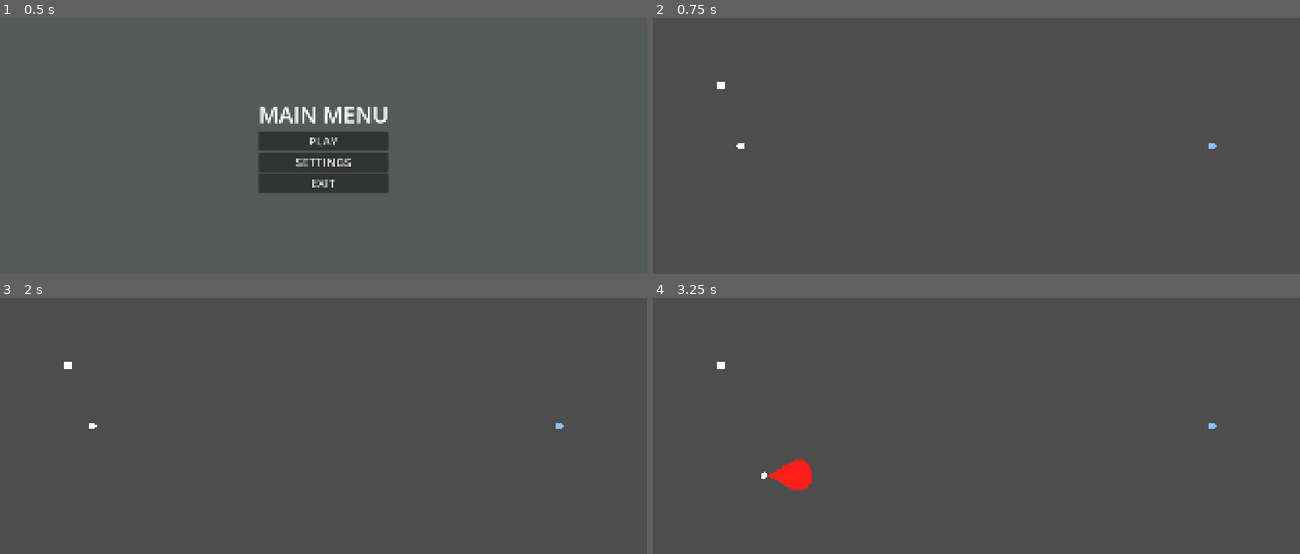
Above: before the commit, frames 1-4 (two rows, left to right).
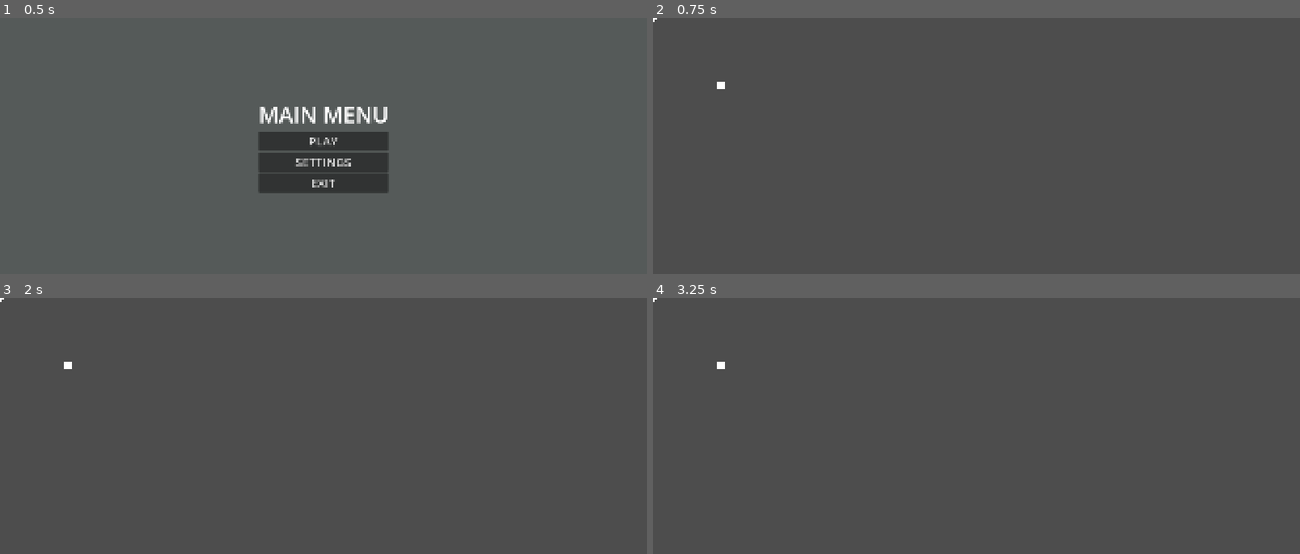
Above: after the commit, the same moments.

Repository: Shinee388/2d-strategy-fighting
Game: Godot game, scene res://game.tscn
Two runs of this game, one before a commit and one after it. Both use one fixed random seed, a clock stepped at 60 frames per second and the inputs below.
Inputs:
- Up to frame 1 (0.5 s): no input
- Up to frame 2 (0.75 s): click "PLAY" at 0.5 s
- Up to frame 3 (2 s): tap Enter at 1.25 s; hold D from 1.28 s (still down); tap F at 1.35 s
- Up to frame 4 (3.25 s): release D at 2.03 s; hold S 2.03-2.78 s; tap R at 2.1 s; hold D from 2.78 s (still down); tap T at 2.85 s

Frame 1 is identical in both runs. In frame 2, less than 0.1% of the frame differs, in the area x 0-88%, y 0-52%; in frame 3, less than 0.1%; in frame 4, 0.6%, in the area x 0-88%, y 0-76%.
Error after the commit: Parse Error: Identifier "mana_spend" not declared in the current scope. (res://fighter/fighter.gd:143)

Commit message:
..

Diff:
--- a/fighter/fighter.gd
+++ b/fighter/fighter.gd
@@ -3,13 +3,14 @@
 
 signal health_changed(current: float, max_hp: float)
 signal died(player_id: int)
+signal mana_changed(currebt:float, maxmp: float)
 
 @export var player_id: int = 1
 @export var speed: float = 300.0
 @export var acceleration: float = 500.0
 @export var friction: float = 1000.0
 @export var max_health: float = 100.0
-
+@export var max_mana: float = 100.0
 const SLOT_NAMES: Array[String] = ["style", "skill1", "skill2", "skill3", "mobility"]
 
 @onready var slots := {
@@ -21,6 +22,7 @@
 }
 
 var health: float = 0.0
+var mana: float = 0.0
 var alive: bool = true
 var fighting: bool = false  # true uyd l khodolno, skill khiine, dmg avna
 var last_direction: Vector2 = Vector2.RIGHT
@@ -37,6 +39,7 @@
 	_act_up = InputSetup.action(player_id, "up")
 	_act_down = InputSetup.action(player_id, "down")
 	health = max_health
+	mana = max_mana
 
 
 # loadout: {"style": "res://...tscn", "skill1": "res://...tscn", ...}
@@ -135,6 +138,7 @@
 	for slot_name in SLOT_NAMES:
 		if event.is_action_pressed(InputSetup.action(player_id, slot_name)):
 			var skill := get_skill(slot_name)
-			if skill and skill.can_use():
+			if skill and skill.can_use() and mana:
 				skill.use(last_direction)
+				mana = maxf(mana - mana_spend)
 			return
--- a/fighter/fighter.tscn
+++ b/fighter/fighter.tscn
@@ -10,14 +10,12 @@
 
 [node name="CharacterBody2D" type="CharacterBody2D" unique_id=2003875385]
 script = ExtResource("1_lj1wu")
+player_id = null
 speed = null
 acceleration = null
 friction = null
 max_health = null
-fireball_scene = null
-fireball_cooldown = null
-fireball_spawn_distance = null
-style_scene = null
+max_mana = null
 
 [node name="MeshInstance2D" type="MeshInstance2D" parent="." unique_id=562350129]
 mesh = SubResource("SphereMesh_qfruc")
--- a/skills/fire/FireBall/fireBall.gd
+++ b/skills/fire/FireBall/fireBall.gd
@@ -4,6 +4,7 @@
 @export var lifetime: float = 3.0
 @export var damage: float = 20.0
 @export var spawn_offset: float = 24.0
+@export var mana_spend: float = 20.0
 
 var direction: Vector2 = Vector2.RIGHT
 var _age: float = 0.0
--- a/skills/fire/firestream/firestream.gd
+++ b/skills/fire/firestream/firestream.gd
@@ -7,6 +7,8 @@
 @export var fade_time: float = 0.2
 @export var cast_time: float = 0.3      # skill-iig gargakh uyd caster zogsono
 @export var spawn_offset: float = 10.0
+@export var mana_spend: float = 10.0
+
 
 var _full_scale: Vector2
 
